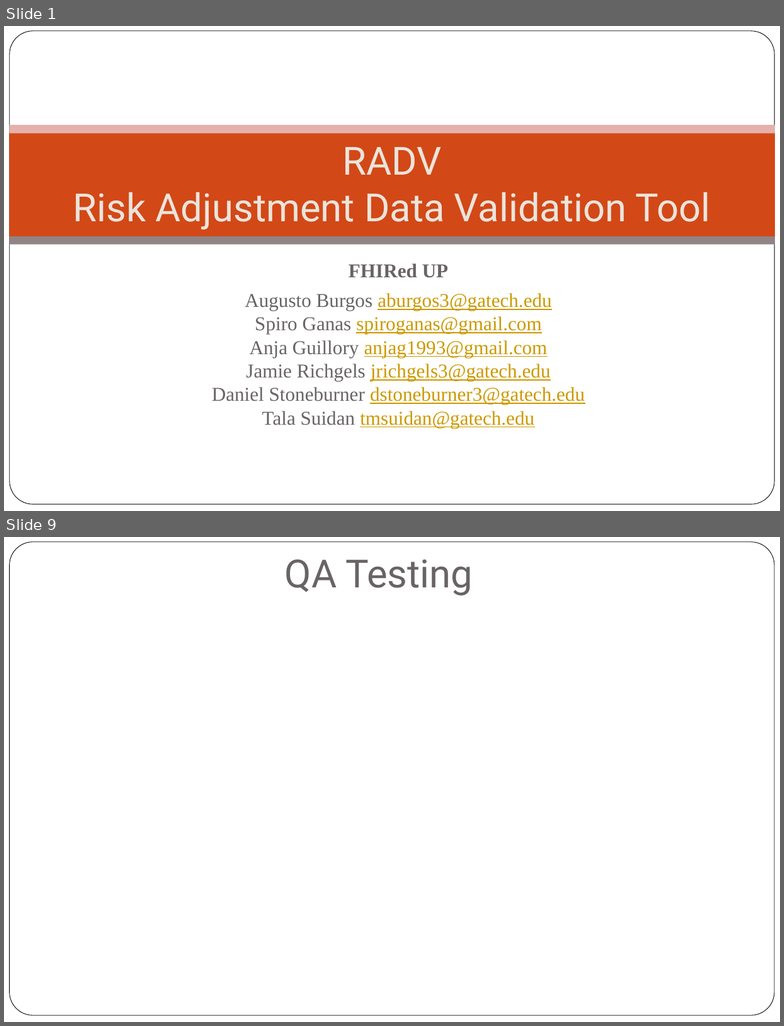
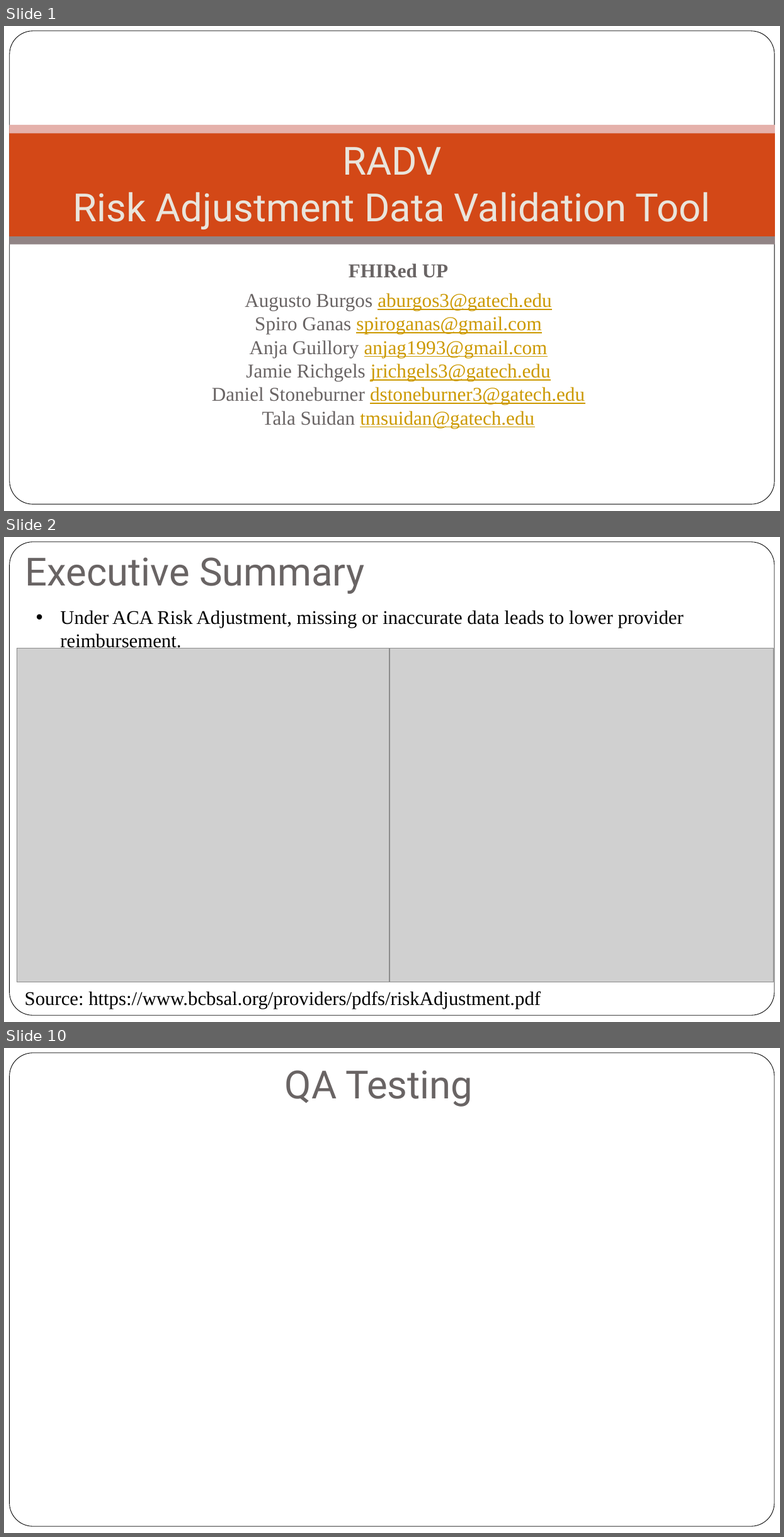
Before and after one commit to AnjaGuillory/FHIRED_Up, a slide deck: Team Deliverable 4/Final Project - FHIRed Up.pptx. Shown one above the other, each under a label of ours: slides 1 and 9 before the commit, slides 1, 2 and 10 after it; the slides between them are not shown. The pictures are 784x1026 and 784x1537 pixels, drawn with LibreOffice and Linux fonts; fonts in the diff are those of the drawing; grey boxes stand for pictures; background and template pictures are left out. Boxes give left, top, right and bottom in pixels: in the first picture for what was removed or moved away, otherwise in the second. Text is boxed around its words. In the diff, an @@ line names an element or a change of style, - is before the commit and + after.

```diff
--- a/Team Deliverable 4/Final Project - FHIRed Up.pptx
+++ b/Team Deliverable 4/Final Project - FHIRed Up.pptx
@@ slide 2 added at (x1=4, y1=537, x2=780, y2=1022), background #FFFFFF; not listed: 1 template element that a slide beside it also shows @@
@@ title added at (x1=25, y1=557, x2=364, y2=594), 36 pt, text #696464 @@
+Executive Summary
@@ text added at (x1=60, y1=610, x2=684, y2=628), 18 pt, text #000000 @@
+• Under ACA Risk Adjustment, missing or inaccurate data leads to lower provider reimbursement.
@@ picture added at (x1=17, y1=648, x2=390, y2=982) @@
@@ picture added at (x1=390, y1=648, x2=774, y2=982) @@
@@ text added at (x1=25, y1=991, x2=541, y2=1009), 18 pt, text #000000 @@
+Source: https://www.bcbsal.org/providers/pdfs/riskAdjustment.pdf
@@ what was slide 9 is now slide 10 @@
```
Also in this commit, not shown: 4 slides changed, 1 other slide added, 1 slide removed, 1 other file.
